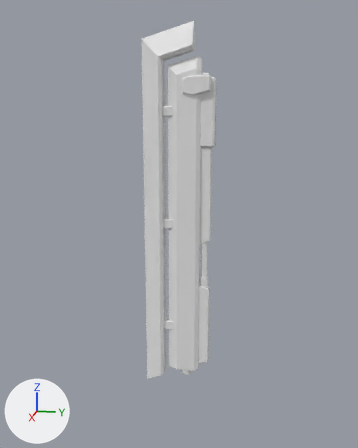
The FBX model Assets/Model/Blade1.fbx as it was, and as the next commit left it.
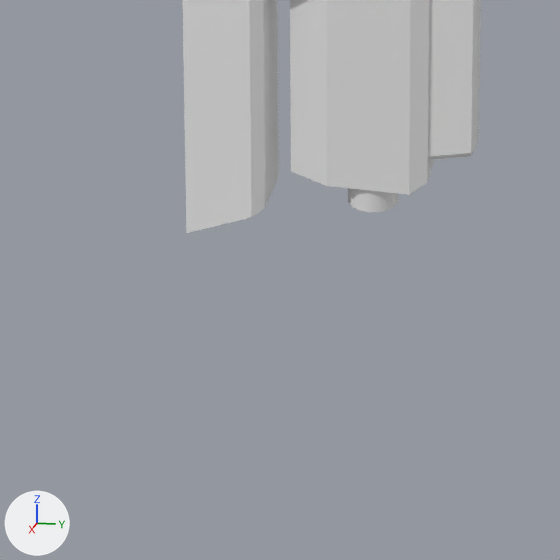
Each version appears first whole from a 50 mm camera at (3.077, 0.3, 0.976) aimed at (1.419, -0.032, 0.561), and next in a close-up on the part from 30% to 63% of the width and 74% to 100% of the height. The axes (+X, +Y, +Z) are drawn at lower left. The lights are the same throughout. The first two pictures are the older version. Where no turn or scale is listed for an object, it has been applied to the vertices.

The scene before the commit, as lines of its bpy script (objects in view):
```python
me_cylinder_002 = bpy.data.meshes.new('Cylinder.002')
me_cylinder_002.from_pydata(...)  # 339 vertices, 274 faces; spans x -0.03..0.03, y -0.152..0.092, z -0.048..1.224
ob_cylinder = bpy.data.objects.new('Cylinder', me_cylinder_002)
ob_cylinder.location = (1.4346, 0.0, 0.0)
```
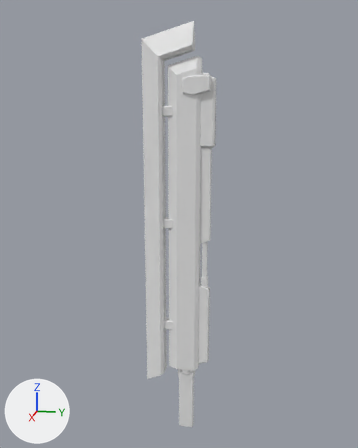
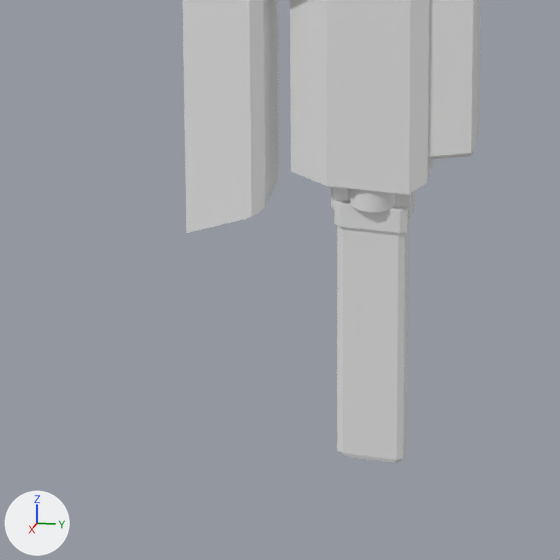
The newer file is also turned or shifted as a whole; pictures and numbers use the older file's frame.

Pixel boxes (x1, y1, x2, y2) of what changed, in the close-ups (560 x 560 px):
'default handle.001', added: after (331, 187, 415, 463)

What the commit changed:
Mesh me_cylinder_001 is new.
It has 72 vertices, 68 faces and spans x -0.013..0.013, y -0.032..0.032, z -0.228..0.023.
Object 'default handle.001' (ob_default_handle_001) is new; it shows me_cylinder_001.
Its location is (1.4346, 0.0, 0.0).
